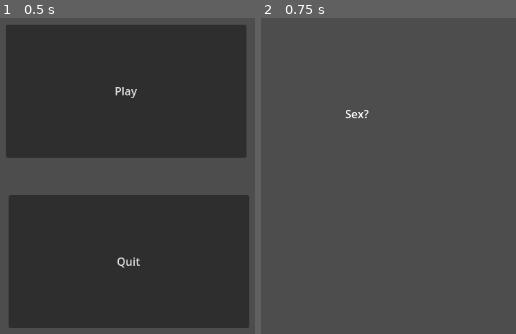
Above: before the commit, frames 1-2 (left to right).
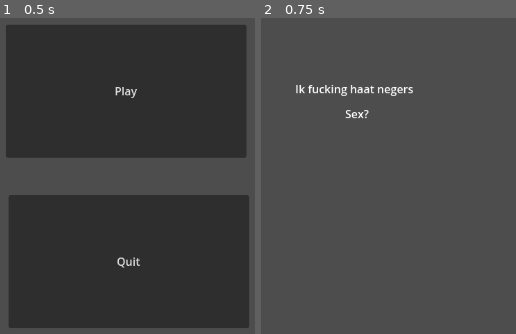
Above: after the commit, the same moments.

Repository: UncleStab/RealVSZombies
Game: Godot game, scene res://main.tscn
The game is run twice, just before and just after one commit, with the same random seed, the same clock (stepped at 60 frames per second) and the same inputs.
Inputs:
- Up to frame 1 (0.5 s): no input
- Up to frame 2 (0.75 s): click "Play" at 0.5 s

Frame 1 is identical in both runs. In frame 2, 0.7% of the frame differs, in the area x 13-60%, y 21-25%.

Commit message:
Ik heb een politieke statement gedaan
Zie titel

Diff:
--- a/world.tscn
+++ b/world.tscn
@@ -8,3 +8,10 @@
 offset_right = 589.0
 offset_bottom = 304.0
 text = "Sex?"
+
+[node name="Label2" type="Label" parent="."]
+offset_left = 381.0
+offset_top = 222.0
+offset_right = 552.0
+offset_bottom = 248.0
+text = "Ik fucking haat negers"
